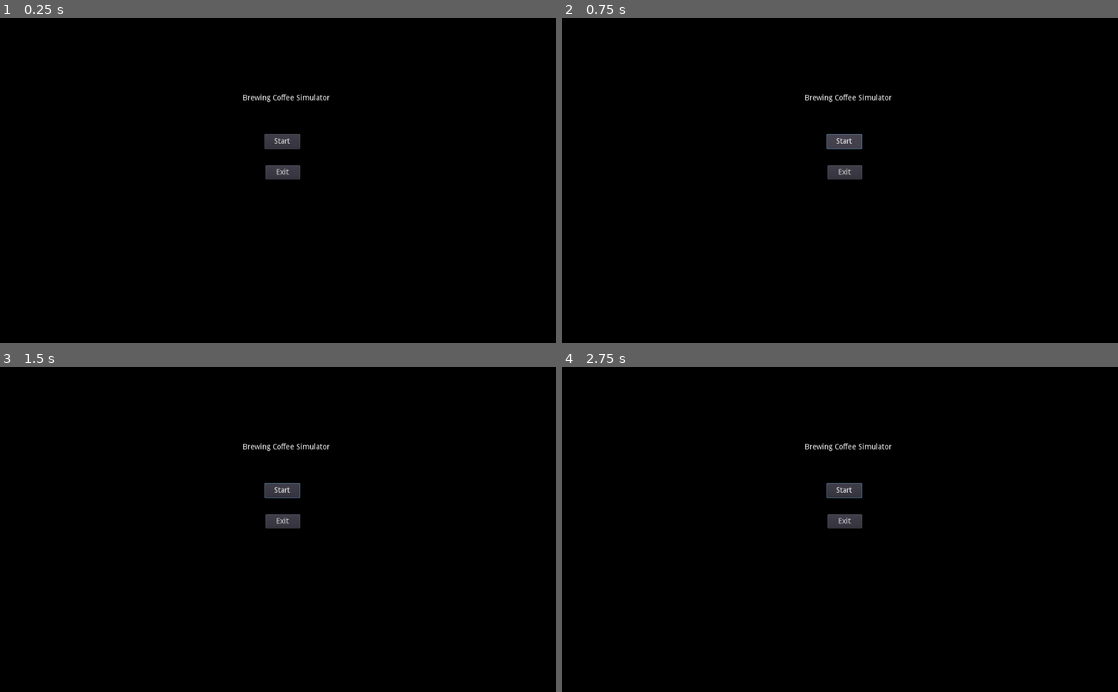
Above: before the commit, frames 1-4 (two rows, left to right).
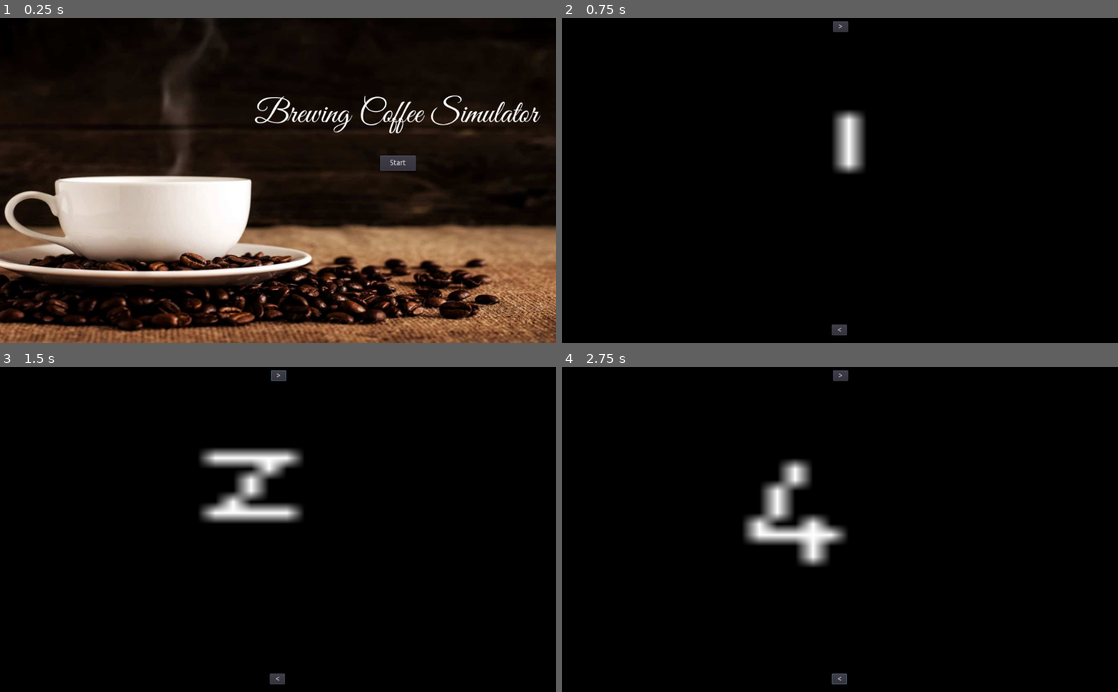
Above: after the commit, the same moments.

Repository: varusss/Brewing-Coffee-Simulator-
Game: Godot game, scene res://Scene/MenuScene.tscn
The game is run twice, just before and just after one commit, with the same random seed, the same clock (stepped at 60 frames per second) and the same inputs. Before the commit the project has no main scene; this scene is started directly in both runs.
Inputs (mouse positions are in pixels of both pictures, inside the frame that each line leads up to):
- Up to frame 1 (0.25 s): no input
- Up to frame 2 (0.75 s): click "Start" at 0.5 s
- Up to frame 3 (1.5 s): click (278, 376) at 1.25 s, where only the run after the commit has a clickable ">"
- Up to frame 4 (2.75 s): click (840, 679) at 2 s, where only the run after the commit has a clickable "<"

The runs differ from the first frame. In frame 1, 51% of the frame differs, in the area x 0-100%, y 0-100%; in frame 2, 1.6%; in frame 3, 3.6%; in frame 4, 3.8%.

Commit message:
Change camera position on click

Diff:
--- a/Scene/MenuScene.tscn
+++ b/Scene/MenuScene.tscn
@@ -1,13 +1,24 @@
-[gd_scene load_steps=2 format=2]
+[gd_scene load_steps=5 format=2]
 
-[ext_resource path="res://image/Black-fillin(expandwatever).png" type="Texture" id=1]
+[ext_resource path="res://image/mike-kenneally-286509-unsplash.jpg" type="Texture" id=1]
+[ext_resource path="res://Font/GreatVibes-Regular.ttf" type="DynamicFontData" id=2]
+[ext_resource path="res://script/start.gd" type="Script" id=3]
 
-[node name="MenuScene" type="Node2D" index="0"]
+[sub_resource type="DynamicFont" id=1]
+
+size = 60
+use_mipmaps = false
+use_filter = false
+font_data = ExtResource( 2 )
+_sections_unfolded = [ "Extra Spacing", "Font", "Settings" ]
+
+[node name="MenuScene" type="Node2D"]
 
 [node name="Background" type="Sprite" parent="." index="0"]
 
-position = Vector2( 510.872, 303.523 )
-scale = Vector2( 16.4394, 9.79771 )
+position = Vector2( 510.266, 303.108 )
+rotation = -0.000824195
+scale = Vector2( 0.76861, 0.593348 )
 texture = ExtResource( 1 )
 
 [node name="Label" type="Label" parent="." index="1"]
@@ -16,20 +27,22 @@
 anchor_top = 0.0
 anchor_right = 0.0
 anchor_bottom = 0.0
-margin_left = 447.0
-margin_top = 141.0
-margin_right = 607.0
-margin_bottom = 155.0
+margin_left = 469.0
+margin_top = 140.0
+margin_right = 991.0
+margin_bottom = 217.0
 rect_pivot_offset = Vector2( 0, 0 )
 rect_clip_content = false
 mouse_filter = 2
 mouse_default_cursor_shape = 0
 size_flags_horizontal = 1
 size_flags_vertical = 4
+custom_fonts/font = SubResource( 1 )
 text = "Brewing Coffee Simulator"
 percent_visible = 1.0
 lines_skipped = 0
 max_lines_visible = -1
+_sections_unfolded = [ "custom_fonts" ]
 
 [node name="Start" type="Button" parent="." index="2"]
 
@@ -37,10 +50,10 @@
 anchor_top = 0.0
 anchor_right = 0.0
 anchor_bottom = 0.0
-margin_left = 487.0
-margin_top = 214.0
-margin_right = 553.0
-margin_bottom = 242.0
+margin_left = 700.0
+margin_top = 254.0
+margin_right = 766.0
+margin_bottom = 282.0
 rect_pivot_offset = Vector2( 0, 0 )
 rect_clip_content = false
 focus_mode = 2
@@ -48,6 +61,7 @@
 mouse_default_cursor_shape = 0
 size_flags_horizontal = 1
 size_flags_vertical = 1
+custom_colors/font_color_pressed = Color( 0, 0, 0, 1 )
 toggle_mode = false
 enabled_focus_mode = 2
 shortcut = null
@@ -55,28 +69,7 @@
 text = "Start"
 flat = false
 align = 1
+script = ExtResource( 3 )
+_sections_unfolded = [ "custom_colors", "custom_constants", "custom_styles" ]
 
-[node name="Exit" type="Button" parent="." index="3"]
-
-anchor_left = 0.0
-anchor_top = 0.0
-anchor_right = 0.0
-anchor_bottom = 0.0
-margin_left = 489.0
-margin_top = 272.0
-margin_right = 553.0
-margin_bottom = 298.0
-rect_pivot_offset = Vector2( 0, 0 )
-rect_clip_content = false
-focus_mode = 2
-mouse_filter = 0
-mouse_default_cursor_shape = 0
-size_flags_horizontal = 1
-size_flags_vertical = 1
-toggle_mode = false
-enabled_focus_mode = 2
-shortcut = null
-group = null
-text = "Exit"
-flat = false
-align = 1
+[connection signal="pressed" from="Start" to="Start" method="_on_Start_pressed"]
--- a/Scene/PlayScene.tscn
+++ b/Scene/PlayScene.tscn
@@ -1,3 +1,127 @@
-[gd_scene format=2]
+[gd_scene load_steps=6 format=2]
+
+[ext_resource path="res://image/New Piskel-1.png.png" type="Texture" id=1]
+[ext_resource path="res://image/New Piskel-2.png.png" type="Texture" id=2]
+[ext_resource path="res://image/New Piskel-3.png.png" type="Texture" id=3]
+[ext_resource path="res://image/New Piskel-4.png.png" type="Texture" id=4]
+[ext_resource path="res://script/Button.gd" type="Script" id=5]
 
 [node name="PlayScene" type="Node2D" index="0"]
+
+_sections_unfolded = [ "Z Index" ]
+
+[node name="scene1" type="Sprite" parent="." index="0"]
+
+scale = Vector2( 32.953, 20.3029 )
+texture = ExtResource( 1 )
+_sections_unfolded = [ "Transform" ]
+
+[node name="scene2" type="Sprite" parent="." index="1"]
+
+position = Vector2( 1500, 0 )
+scale = Vector2( 32.953, 20.3029 )
+texture = ExtResource( 2 )
+_sections_unfolded = [ "Transform" ]
+
+[node name="scene3" type="Sprite" parent="." index="2"]
+
+position = Vector2( 3000, 0 )
+scale = Vector2( 32.953, 20.3029 )
+texture = ExtResource( 3 )
+_sections_unfolded = [ "Transform", "Z Index" ]
+
+[node name="scene4" type="Sprite" parent="." index="3"]
+
+position = Vector2( 4500, 0 )
+scale = Vector2( 32.953, 20.3029 )
+texture = ExtResource( 4 )
+_sections_unfolded = [ "Transform" ]
+
+[node name="Cam" type="Node2D" parent="." index="4"]
+
+_sections_unfolded = [ "Transform", "Z Index" ]
+__meta__ = {
+"_edit_group_": true
+}
+
+[node name="Camera2D" type="Camera2D" parent="Cam" index="0"]
+
+anchor_mode = 1
+rotating = false
+current = true
+zoom = Vector2( 1, 1 )
+limit_left = -10000000
+limit_top = -10000000
+limit_right = 10000000
+limit_bottom = 10000000
+limit_smoothed = false
+drag_margin_h_enabled = false
+drag_margin_v_enabled = false
+smoothing_enabled = false
+smoothing_speed = 5.0
+offset_v = 0.0
+offset_h = 0.0
+drag_margin_left = 0.0
+drag_margin_top = 0.0
+drag_margin_right = 0.0
+drag_margin_bottom = 0.0
+editor_draw_screen = false
+editor_draw_limits = false
+editor_draw_drag_margin = false
+_sections_unfolded = [ "Drag Margin", "Editor", "Pause", "Smoothing", "Transform" ]
+
+[node name="Button" type="Button" parent="Cam/Camera2D" index="0"]
+
+anchor_left = 0.0
+anchor_top = 0.0
+anchor_right = 0.0
+anchor_bottom = 0.0
+margin_left = -13.0
+margin_top = -294.0
+margin_right = 15.0
+margin_bottom = -274.0
+rect_pivot_offset = Vector2( 0, 0 )
+rect_clip_content = false
+focus_mode = 2
+mouse_filter = 0
+mouse_default_cursor_shape = 0
+size_flags_horizontal = 1
+size_flags_vertical = 1
+toggle_mode = false
+enabled_focus_mode = 2
+shortcut = null
+group = null
+text = ">"
+flat = false
+align = 1
+script = ExtResource( 5 )
+
+[node name="Button2" type="Button" parent="Cam/Camera2D" index="1"]
+
+anchor_left = 0.0
+anchor_top = 0.0
+anchor_right = 0.0
+anchor_bottom = 0.0
+margin_left = -15.0
+margin_top = 266.0
+margin_right = 13.0
+margin_bottom = 286.0
+rect_pivot_offset = Vector2( 0, 0 )
+rect_clip_content = false
+focus_mode = 2
+mouse_filter = 0
+mouse_default_cursor_shape = 0
+size_flags_horizontal = 1
+size_flags_vertical = 1
+toggle_mode = false
+enabled_focus_mode = 2
+shortcut = null
+group = null
+text = "<"
+flat = false
+align = 1
+script = ExtResource( 5 )
+
+[connection signal="pressed" from="Cam/Camera2D/Button" to="Cam/Camera2D/Button" method="_on_Button_pressed"]
+
+[connection signal="pressed" from="Cam/Camera2D/Button2" to="Cam/Camera2D/Button2" method="_on_Button2_pressed"]
--- a/project.godot
+++ b/project.godot
@@ -11,6 +11,7 @@
 [application]
 
 config/name="Brewing Coffee Sims"
+run/main_scene="res://Scene/MenuScene.tscn"
 config/icon="res://icon.png"
 
 [rendering]
--- /dev/null
+++ b/script/Button.gd
@@ -0,0 +1,54 @@
+extends Button
+
+# class member variables go here, for example:
+# var a = 2
+# var b = "textvar"
+
+var pos2 = Vector2(1500,0)
+var pos3 = Vector2(3000,0)
+var pos4 = Vector2(4500,0)
+var pos1 = Vector2(0,0)
+onready var cam = get_node("../../../Cam")
+var num =1
+
+func _ready():
+	# Called when the node is added to the scene for the first time.
+	# Initialization here
+	pass
+
+#func _process(delta):
+#	# Called every frame. Delta is time since last frame.
+#	# Update game logic here.
+#	pass
+
+func Forward(var n):
+	num= num + n
+	get_input(num)
+	pass
+
+func get_input(num):
+	if num > 4:
+		num =1
+	if num < 1:
+		num = 4;
+
+	if num == 1:
+		cam.set_position(pos1);
+	if num == 2:
+		cam.set_position(pos2)
+	if num == 3:
+		cam.set_position(pos3)
+	if num == 4:
+		cam.set_position(pos4)
+
+	pass
+
+func _on_Button_pressed():
+	Forward(1)
+	print(cam.get_position())
+	pass # replace with function body
+
+
+func _on_Button2_pressed():
+	Forward(-1)
+	pass # replace with function body
--- /dev/null
+++ b/script/PlayScene.gd
@@ -0,0 +1,47 @@
+extends Node2D
+
+# class member variables go here, for example:
+# var a = 2
+# var b = "textvar"
+var num = 1;
+var pos1 = Vector2(1600,0)
+var pos2 = Vector2(3100,0)
+var pos3 = Vector2(4600,0)
+var pos4 = Vector2(0,0)
+var check = false;
+onready var cam = get_node("Camera2D")
+
+func _ready():
+	# Called when the node is added to the scene for the first time.
+	# Initialization here
+	pass
+
+func _process(delta):
+	# Called every frame. Delta is time since last frame.
+	# Update game logic here.
+	if Input.is_action_pressed('ui_right'):
+		Forward(1)
+	if Input.is_action_pressed('ui_left'):
+		Forward(-1)
+	pass
+
+func Forward(var n):
+	if check == false:
+		num = num + n
+		get_input(num)
+		check =true
+		print(num);
+	pass
+
+func get_input(num):
+	if num == 1:
+		cam.set_position(pos1);
+	if num == 2:
+		cam.set_position(pos2)
+	if num == 3:
+		cam.set_position(pos3)
+	if num == 4:
+		cam.set_position(pos4)
+
+	check = false;
+	pass
--- /dev/null
+++ b/script/start.gd
@@ -0,0 +1,20 @@
+extends Button
+
+# class member variables go here, for example:
+# var a = 2
+# var b = "textvar"
+
+func _ready():
+	# Called when the node is added to the scene for the first time.
+	# Initialization here
+	pass
+
+#func _process(delta):
+#	# Called every frame. Delta is time since last frame.
+#	# Update game logic here.
+#	pass
+
+
+func _on_Start_pressed():
+	get_tree().change_scene("res://Scene/PlayScene.tscn")
+	pass # replace with function body
Binary file added: Font/GreatVibes-Regular.ttf
Binary file added: image/New Piskel-1.png.png
Not shown, added: image/New Piskel-1.png.png.import
Binary file added: image/New Piskel-2.png.png
Not shown, added: image/New Piskel-2.png.png.import
Binary file added: image/New Piskel-3.png.png
Not shown, added: image/New Piskel-3.png.png.import
Binary file added: image/New Piskel-4.png.png
Not shown, added: image/New Piskel-4.png.png.import
Binary file added: image/mike-kenneally-286509-unsplash.jpg
Not shown, added: image/mike-kenneally-286509-unsplash.jpg.import
